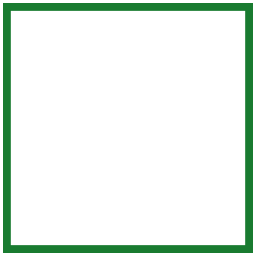
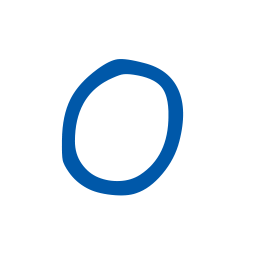
Layered file, before and after one edit (256x256). Changes by layer:
added layer "Entity Place" above "Delete" over (61, 59, 184, 196)
hid "Rectangle 1" over (3, 3, 253, 253)
